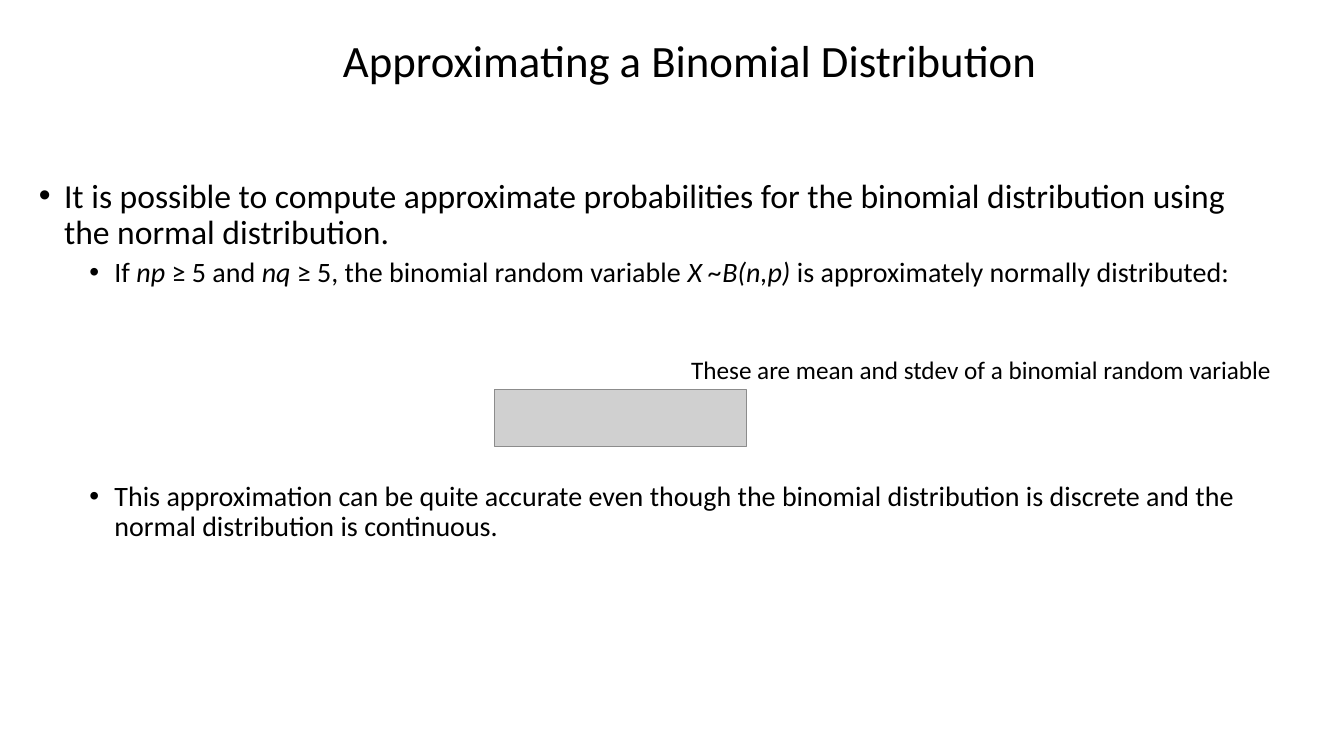
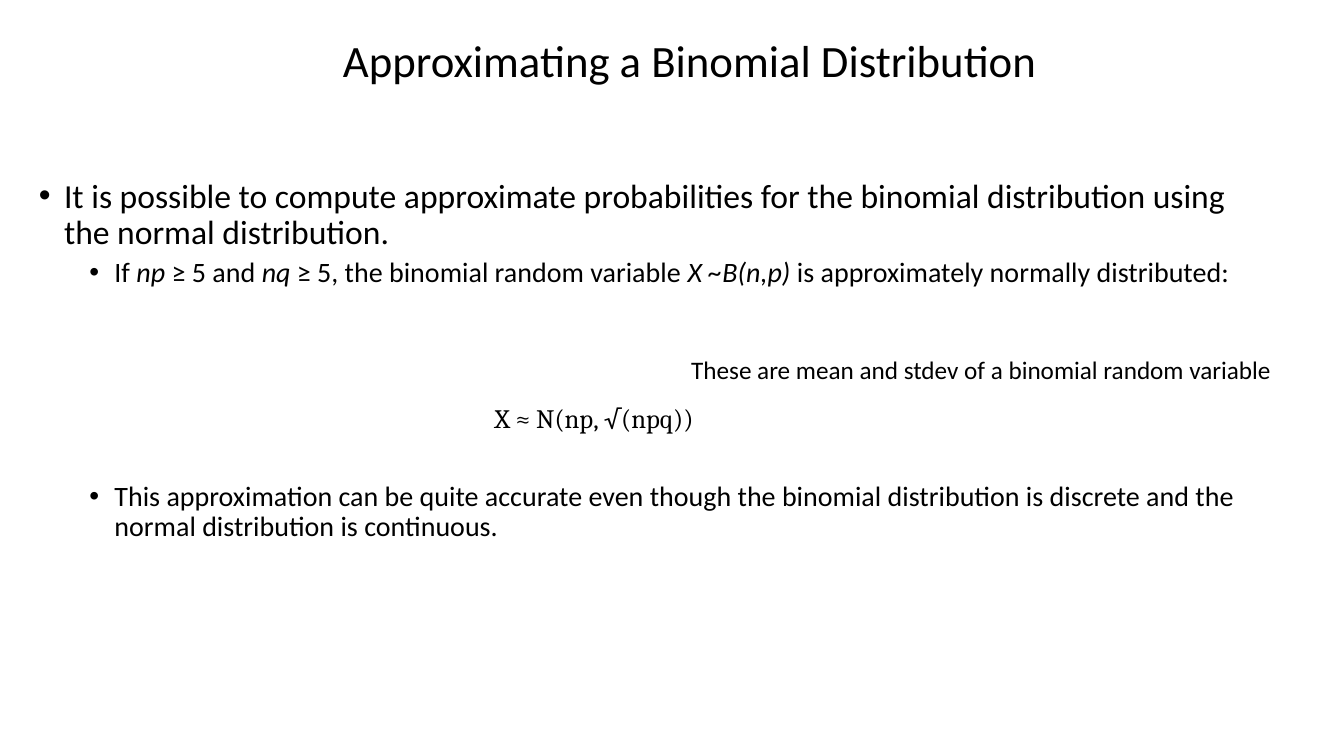
Before and after one commit to taaltree/FW536, a slide deck: slide 25 of Day2_GLM/FW536_Day2_Morning_ContinuousDistributions_nosoln_accessible.pptx. Drawn at 1344x756 pixels with LibreOffice and Linux fonts; fonts in the diff are those of the drawing; grey boxes stand for pictures. Boxes give left, top, right and bottom in pixels: in the first picture for what was removed or moved away, otherwise in the second. Text is boxed around its words. In the diff, an @@ line names an element or a change of style, - is before the commit and + after.

```diff
--- a/Day2_GLM/FW536_Day2_Morning_ContinuousDistributions_nosoln_accessible.pptx
+++ b/Day2_GLM/FW536_Day2_Morning_ContinuousDistributions_nosoln_accessible.pptx
@@ picture removed at <box>495,390,747,447</box> @@
@@ text added at <box>495,407,694,434</box>, 19 pt, text #000000 @@
+X ≈ N(np, √(npq))
```
Also in this commit, not shown: 8 other slides changed.
